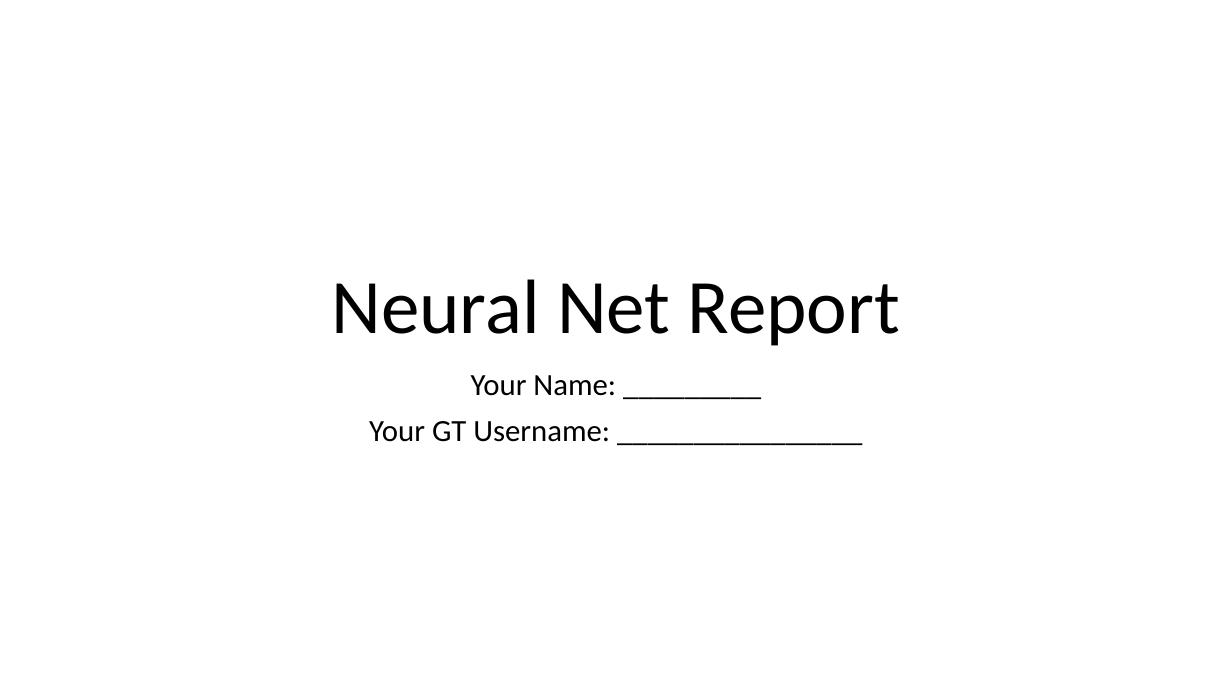
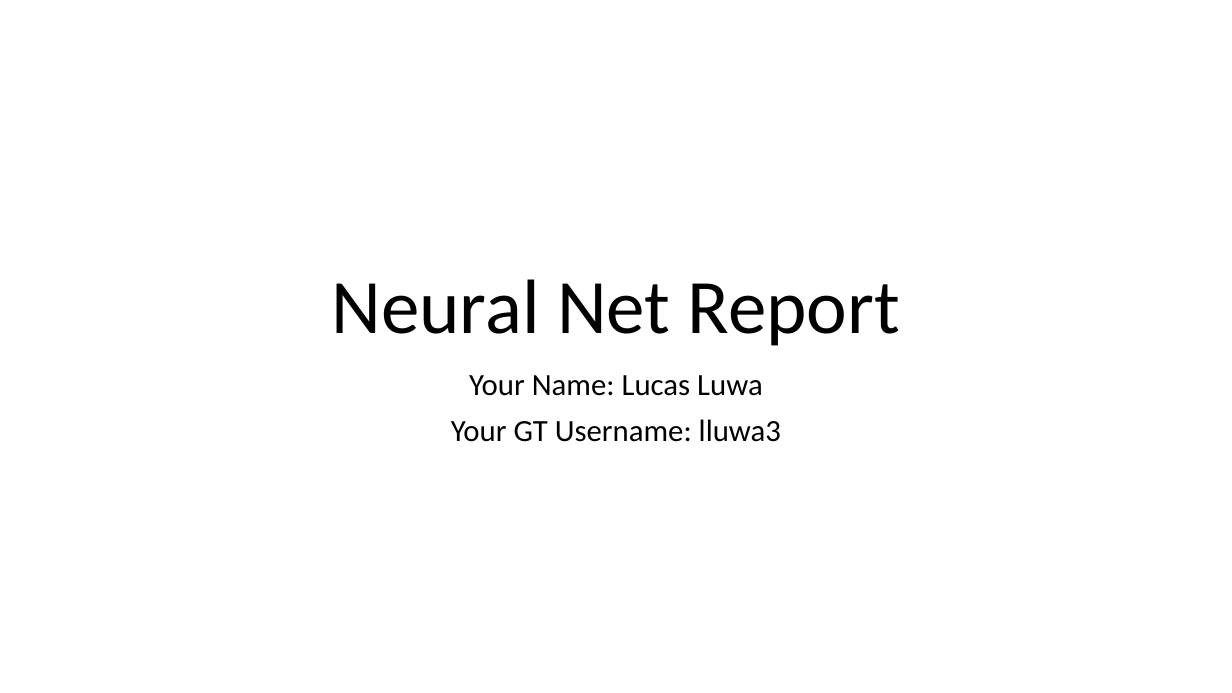
Before and after one commit to Lucas-Luwa/Artificial-Intelligence, a slide deck: slide 1 of Project 4/NeuralNet_report.pptx. Drawn at 1232x693 pixels with LibreOffice and Linux fonts; fonts in the diff are those of the drawing. Boxes give left, top, right and bottom in pixels: in the first picture for what was removed or moved away, otherwise in the second. Text is boxed around its words. In the diff, an @@ line names an element or a change of style, - is before the commit and + after.

```diff
--- a/Project 4/NeuralNet_report.pptx
+++ b/Project 4/NeuralNet_report.pptx
@@ subtitle at (451,375,781,442): text changed @@
-Your Name: _________
-Your GT Username: ________________
+Your Name: Lucas Luwa
+Your GT Username: lluwa3
```
Also in this commit, not shown: 5 other slides changed, 7 other files.
